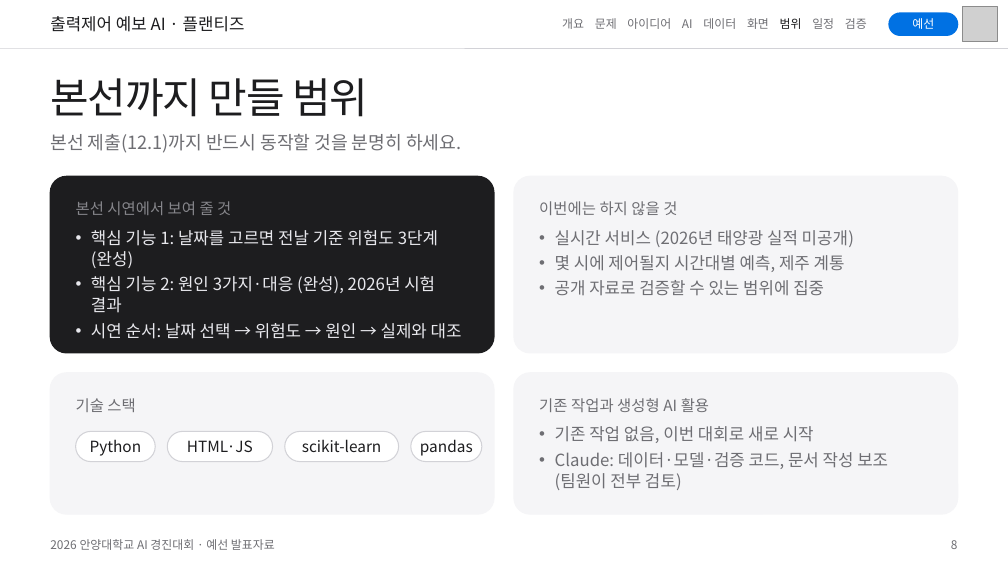
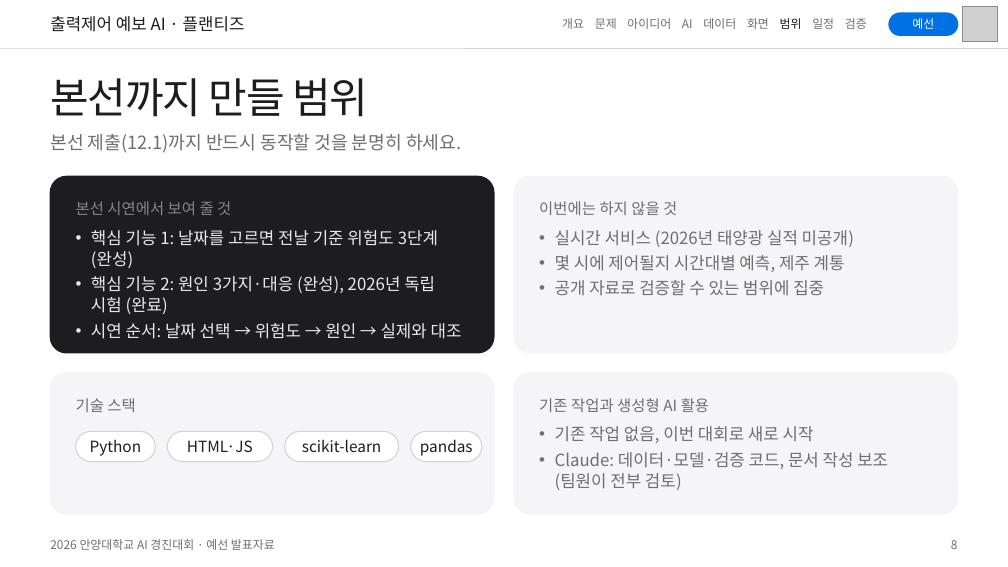
Before and after one commit to eorua/planties, a slide deck: slide 8 of docs/slides/예선발표_초안.pptx. Drawn at 1008x567 pixels with LibreOffice and Linux fonts; fonts in the diff are those of the drawing; grey boxes stand for pictures. Boxes give left, top, right and bottom in pixels: in the first picture for what was removed or moved away, otherwise in the second. Text is boxed around its words. In the diff, an @@ line names an element or a change of style, - is before the commit and + after.

```diff
--- a/docs/slides/예선발표_초안.pptx
+++ b/docs/slides/예선발표_초안.pptx
@@ text at bbox=[91, 276, 435, 314]: text changed @@
-• 핵심 기능 2: 원인 3가지·대응 (완성), 2026년 시험 결과
+• 핵심 기능 2: 원인 3가지·대응 (완성), 2026년 독립 시험 (완료)
```
Also in this commit, not shown: 3 other slides changed, 1 other file.
